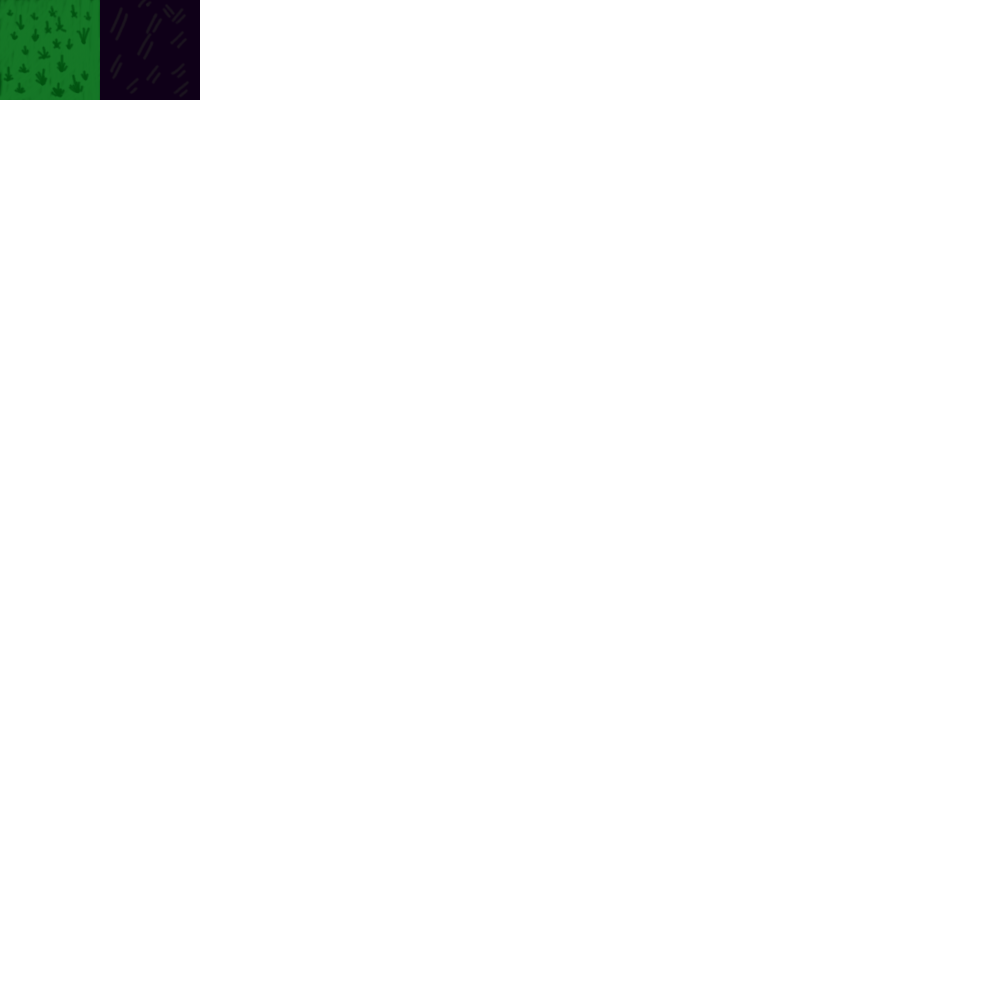
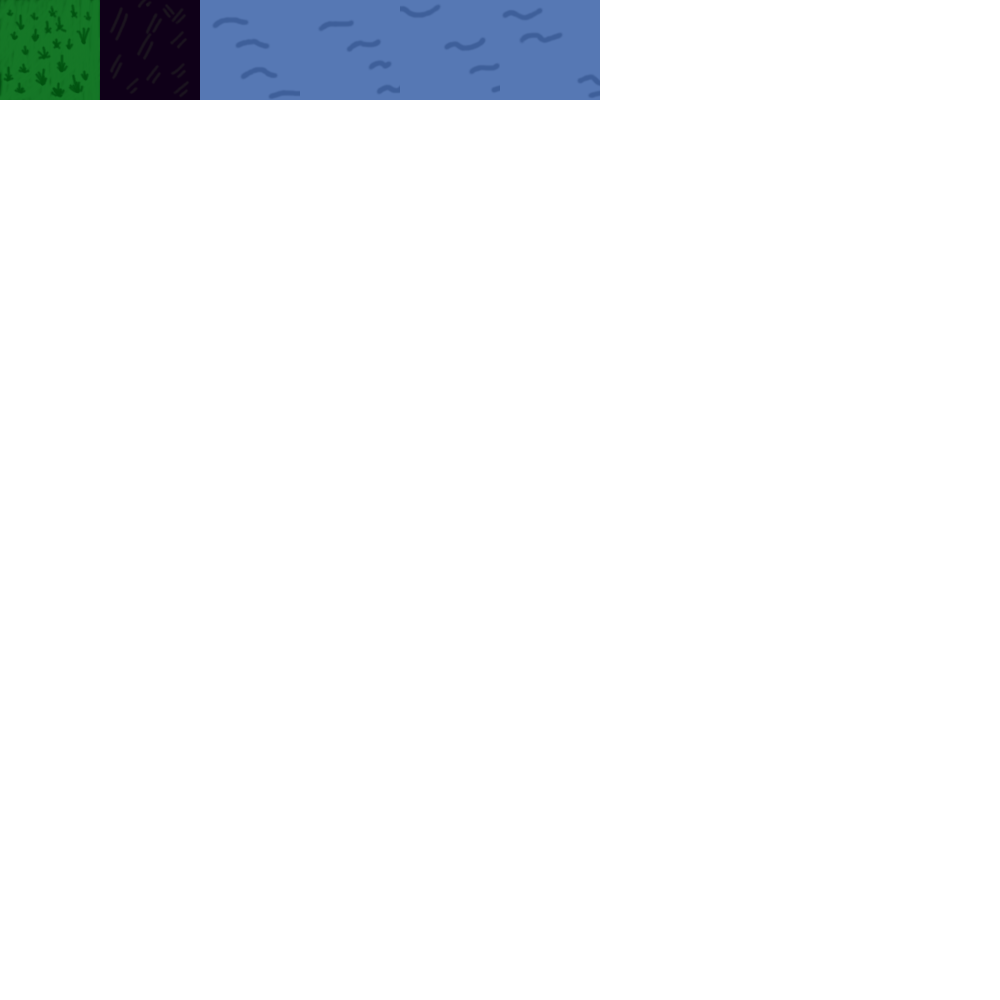
Before/after of a 1000 × 1000 layered artwork. What changed in the layer stack:
added layer "Water #3" above "Water #2" over [500, 0, 600, 100]
added layer "Water #2" above "Water #1" over [400, 0, 500, 100]
added layer "Water #1" above "Water#0" over [300, 0, 400, 100]
added layer "Water#0" above "Rock" over [200, 0, 300, 100]
